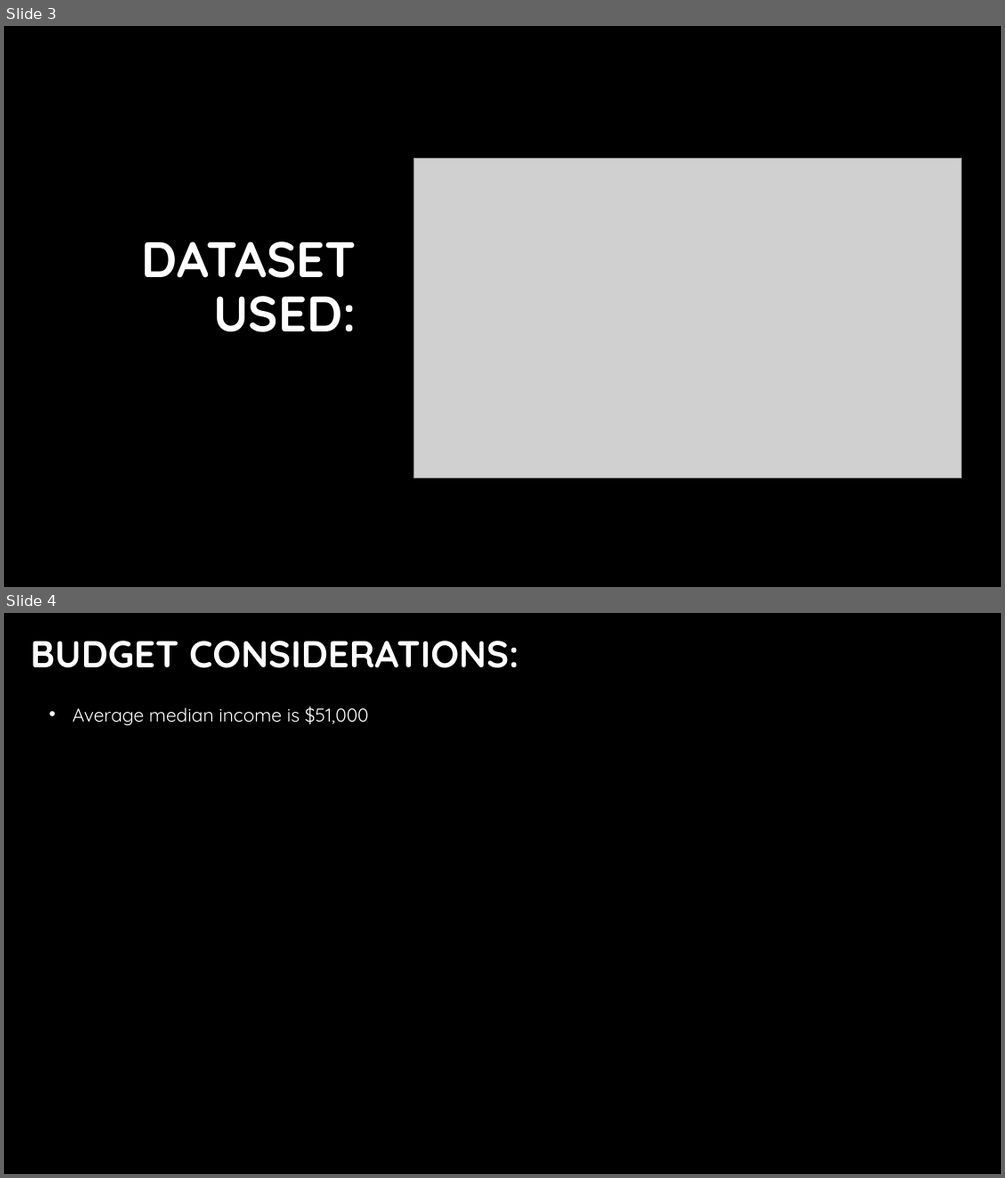
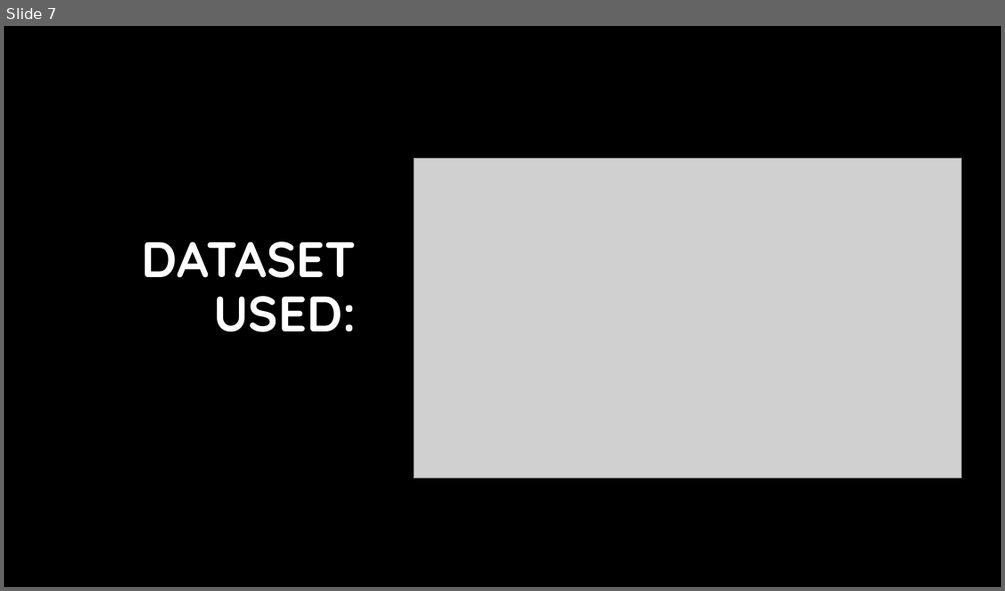
Before and after one commit to Jadium19/EVperformanceAnalysis, a slide deck: EV Slide Deck [Autosaved].pptx. Shown one above the other, each under a label of ours: slides 3 and 4 before the commit, slide 7 after it. The pictures are 1005x1178 and 1005x591 pixels, drawn with LibreOffice and Linux fonts; fonts in the diff are those of the drawing; grey boxes stand for pictures; background and template pictures are left out. Boxes give left, top, right and bottom in pixels: in the first picture for what was removed or moved away, otherwise in the second. Text is boxed around its words. In the diff, an @@ line names an element or a change of style, - is before the commit and + after.

```diff
--- a/EV Slide Deck [Autosaved].pptx
+++ b/EV Slide Deck [Autosaved].pptx
@@ slide 4 removed at (4,613,1001,1174), background #000000 @@
@@ title removed at (31,641,518,668) @@
-BUDGET CONSIDERATIONS:
@@ text removed at (73,706,369,725) @@
-• Average median income is $51,000
@@ what was slide 3 is now slide 7 @@
```
Also in this commit, not shown: 1 slide changed, 5 slides added, 2 other slides removed.
